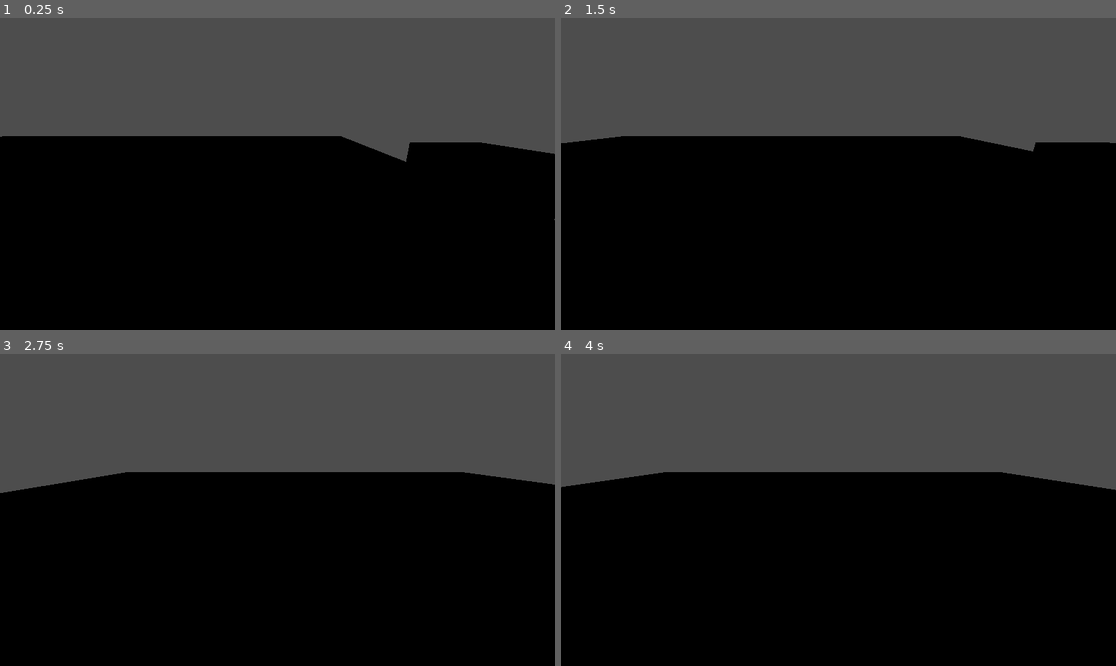
Above: before the commit, frames 1-4 (two rows, left to right).
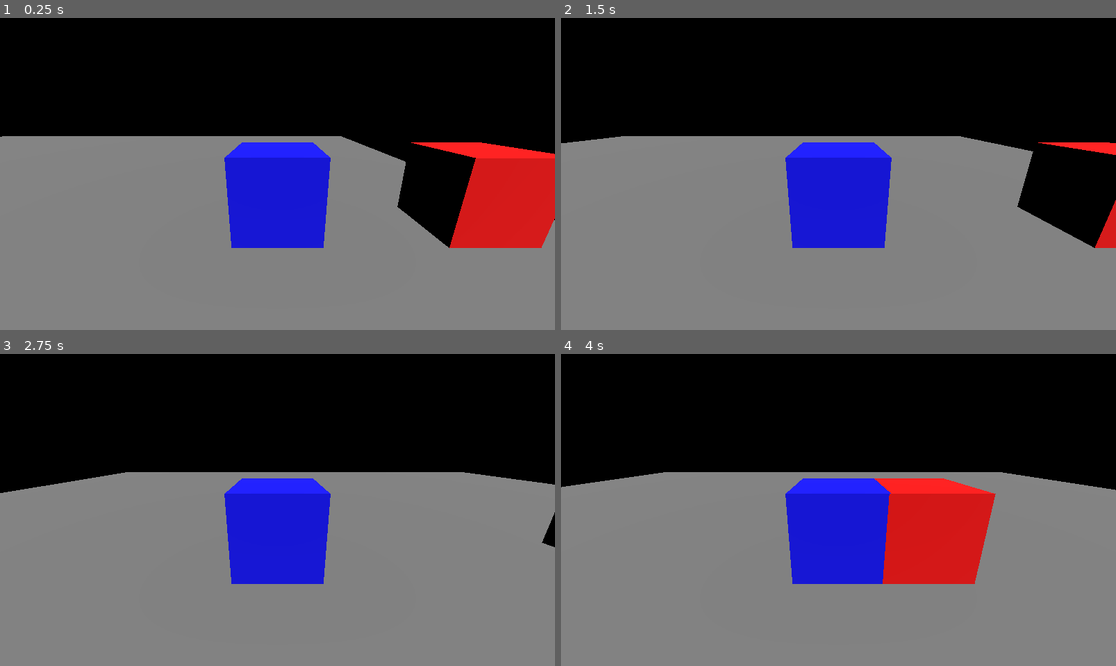
Above: after the commit, the same moments.

Repository: GyssRus/diplom
Game: Godot game, scene res://scene/level.tscn
The game is run twice, just before and just after one commit, with the same random seed, the same clock (stepped at 60 frames per second) and the same inputs.
Inputs (mouse positions are in pixels of both pictures, inside the frame that each line leads up to):
- Up to frame 1 (0.25 s): no input
- Up to frame 2 (1.5 s): tap Enter (ui_accept) at 0.5, 0.77 s; move the mouse to (960, 158) at 0.52 s; hold A (a) 0.53-1.28 s; tap D (d) at 0.8, 1.35 s; move the mouse to (727, 189) at 1.27 s
- Up to frame 3 (2.75 s): tap Enter (ui_accept) at 1.52 s; tap A (a) at 1.55 s; move the mouse to (333, 441) at 2.02 s; hold A (a) from 2.03 s (still down); tap D (d) at 2.3 s
- Up to frame 4 (4 s): move the mouse to (810, 572) at 2.77 s; release A (a) at 2.78 s; tap D (d) at 2.85 s; tap Enter (ui_accept) at 3.02, 3.77 s; tap A (a) at 3.05 s; move the mouse to (1005, 556) at 3.52 s; hold D (d) from 3.53 s (still down); click (1005, 556) at 3.6 s

The runs differ from the first frame. In frame 1, 97% of the frame differs, in the area x 0-100%, y 0-100%; in frame 2, 96%; in frame 3, 100%; in frame 4, 100%.

Commit message:
Теперь всё работает
Добавил папку с видосиками версии 0.0.1

Diff:
--- a/scene/enemy.tscn
+++ b/scene/enemy.tscn
@@ -2,7 +2,11 @@
 
 [ext_resource type="Script" uid="uid://cnrsliye3ci48" path="res://script/enemy.gd" id="1_h08p8"]
 
+[sub_resource type="StandardMaterial3D" id="StandardMaterial3D_h08p8"]
+albedo_color = Color(1, 0, 0, 1)
+
 [sub_resource type="BoxMesh" id="BoxMesh_vufel"]
+material = SubResource("StandardMaterial3D_h08p8")
 
 [sub_resource type="BoxShape3D" id="BoxShape3D_h08p8"]
 
--- a/scene/level.tscn
+++ b/scene/level.tscn
@@ -8,6 +8,16 @@
 
 [sub_resource type="BoxMesh" id="BoxMesh_s4405"]
 size = Vector3(20, 0.2, 20)
+
+[sub_resource type="Sky" id="Sky_36wlx"]
+
+[sub_resource type="Environment" id="Environment_dmi07"]
+background_mode = 2
+sky = SubResource("Sky_36wlx")
+
+[sub_resource type="CameraAttributesPractical" id="CameraAttributesPractical_7g0b6"]
+
+[sub_resource type="Compositor" id="Compositor_ukt71"]
 
 [node name="level" type="Node3D" unique_id=504707422]
 
@@ -24,3 +34,11 @@
 
 [node name="enemy" parent="." unique_id=1290964897 instance=ExtResource("2_36wlx")]
 transform = Transform3D(1, 0, 0, 0, 1, 0, 0, 0, 1, 9.087582, 1.0072386, 0)
+
+[node name="WorldEnvironment" type="WorldEnvironment" parent="." unique_id=667818630]
+environment = SubResource("Environment_dmi07")
+camera_attributes = SubResource("CameraAttributesPractical_7g0b6")
+compositor = SubResource("Compositor_ukt71")
+
+[node name="DirectionalLight3D" type="DirectionalLight3D" parent="." unique_id=891987862]
+transform = Transform3D(1, 0, 0, 0, 0.640284, 0.7681383, 0, -0.7681383, 0.640284, 0, 2.9805307, 0)
--- a/scene/player.tscn
+++ b/scene/player.tscn
@@ -4,7 +4,11 @@
 
 [sub_resource type="BoxShape3D" id="BoxShape3D_hjaqi"]
 
+[sub_resource type="StandardMaterial3D" id="StandardMaterial3D_xo3ru"]
+albedo_color = Color(0, 0, 1, 1)
+
 [sub_resource type="BoxMesh" id="BoxMesh_fvtld"]
+material = SubResource("StandardMaterial3D_xo3ru")
 
 [sub_resource type="BoxShape3D" id="BoxShape3D_xo3ru"]
 
--- a/script/player.gd
+++ b/script/player.gd
@@ -14,7 +14,6 @@
 var player_health = 50
 var max_health = 50
 
-# Узлы (должны быть в сцене!)
 @onready var attack_area = $AttackArea
 @onready var attack_collision = $AttackArea/AttackCollision
 
@@ -108,7 +107,7 @@
 	set_process(false)
 	set_physics_process(false)
 
-	# Отключаем коллизию, чтобы враги больше не могли атаковать
+
 	if has_node("CollisionShape3D"):
 		$CollisionShape3D.disabled = true
 
Not shown, added: video/движение игрока.mp4
Not shown, added: video/смерть врага.mp4
Not shown, added: video/смерть игрока.mp4
